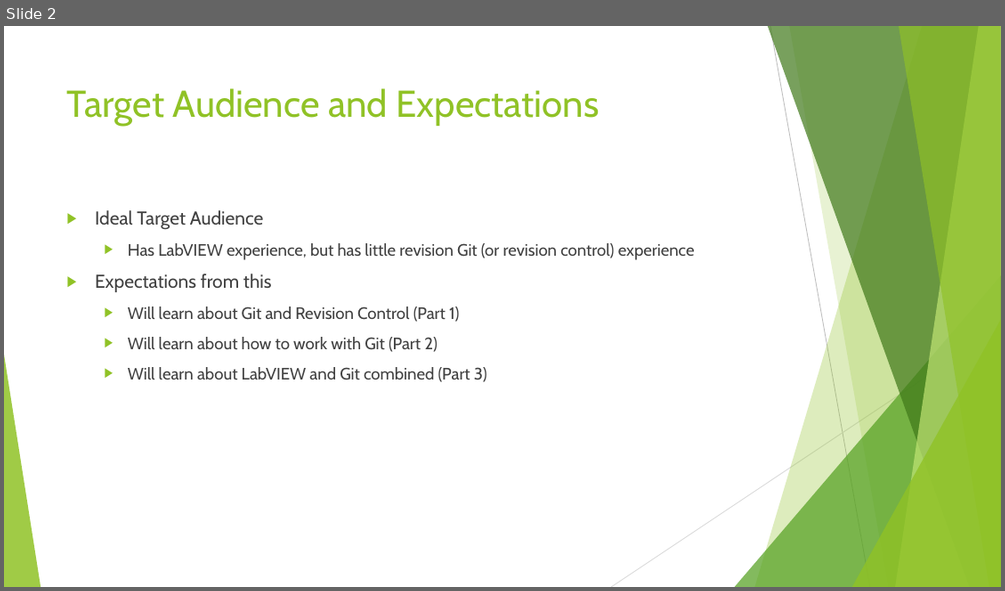
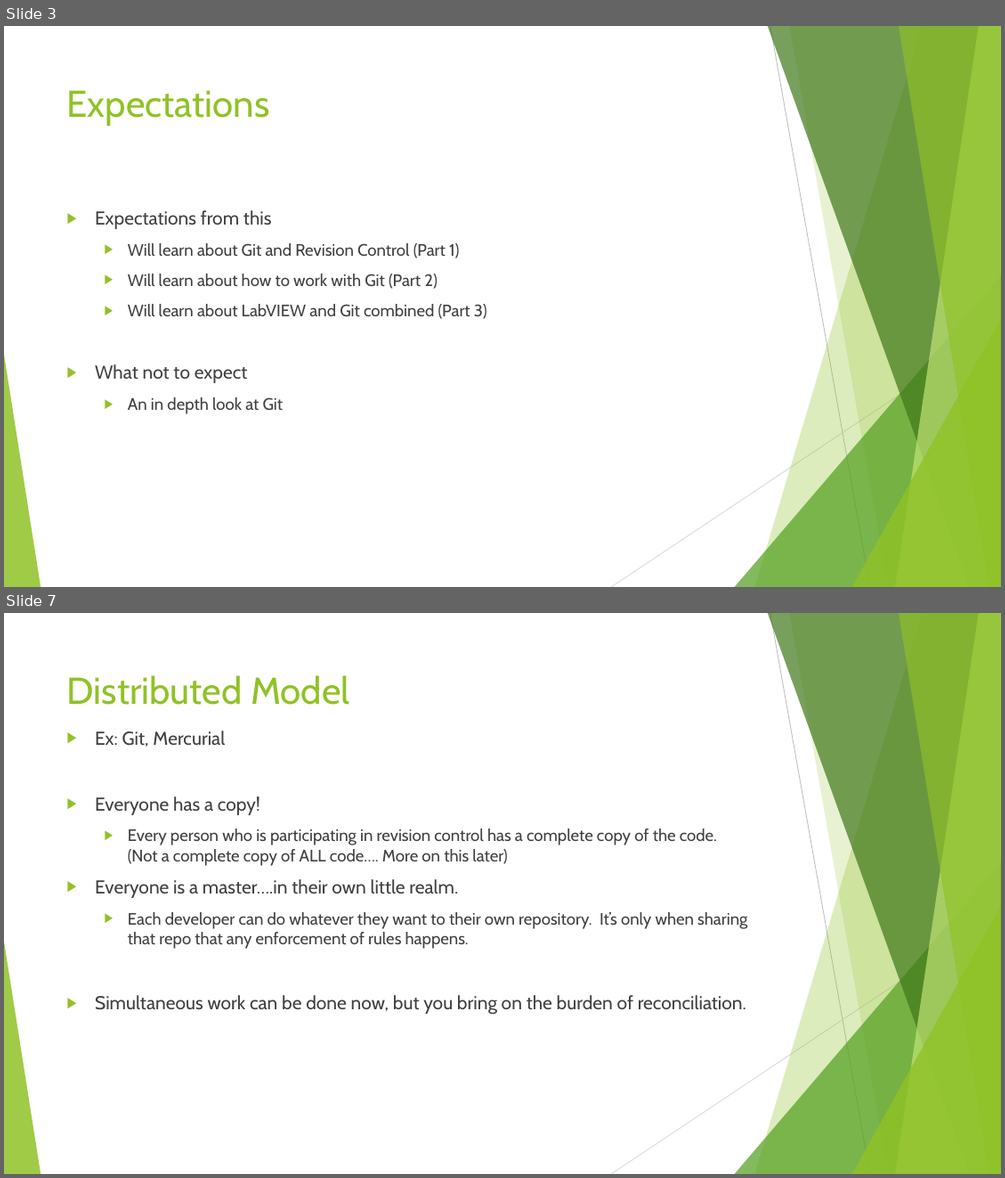
Before and after one commit to sethkaz/git-presentation, a slide deck: Git and LV.pptx. Shown one above the other, each under a label of ours: slide 2 before the commit, slides 3 and 7 after it; the slides between them are not shown. The pictures are 1005x591 and 1005x1178 pixels, drawn with LibreOffice and Linux fonts; fonts in the diff are those of the drawing. Boxes give left, top, right and bottom in pixels: in the first picture for what was removed or moved away, otherwise in the second. Text is boxed around its words. In the diff, an @@ line names an element or a change of style, - is before the commit and + after.

```diff
--- a/Git and LV.pptx
+++ b/Git and LV.pptx
@@ slide 7 added at box(4, 613, 1001, 1174), background #FFFFFF; not listed: 10 template elements that a slide beside it also shows @@
@@ title added at box(67, 675, 349, 705), 36 pt, text #90C226 @@
+Distributed Model
@@ text added at box(95, 730, 747, 1013), 16 pt, text #404040 @@
+▶ Ex: Git, Mercurial
+▶ Everyone has a copy!
+  ▶ Every person who is participating in revision control has a complete copy of the code. (Not a complete copy of ALL code…. More on this later)
+▶ Everyone is a master….in their own little realm.
+  ▶ Each developer can do whatever they want to their own repository. It’s only when sharing that repo that any enforcement of rules happens.
+▶ Simultaneous work can be done now, but you bring on the burden of reconciliation.
@@ what was slide 2 is now slide 3 @@
@@ slide 3 changed as well @@
@@ title at box(67, 90, 270, 126): text changed @@
-Target Audience and Expectations
+Expectations
@@ text at box(95, 210, 695, 260): paragraphs removed @@
-▶ Ideal Target Audience
-  ▶ Has LabVIEW experience, but has little revision Git (or revision control) experience
@@ text at box(95, 364, 283, 414): paragraphs added @@
+▶ What not to expect
+  ▶ An in depth look at Git
```
Also in this commit, not shown: 1 other slide changed, 10 other slides added, 1 slide removed.
